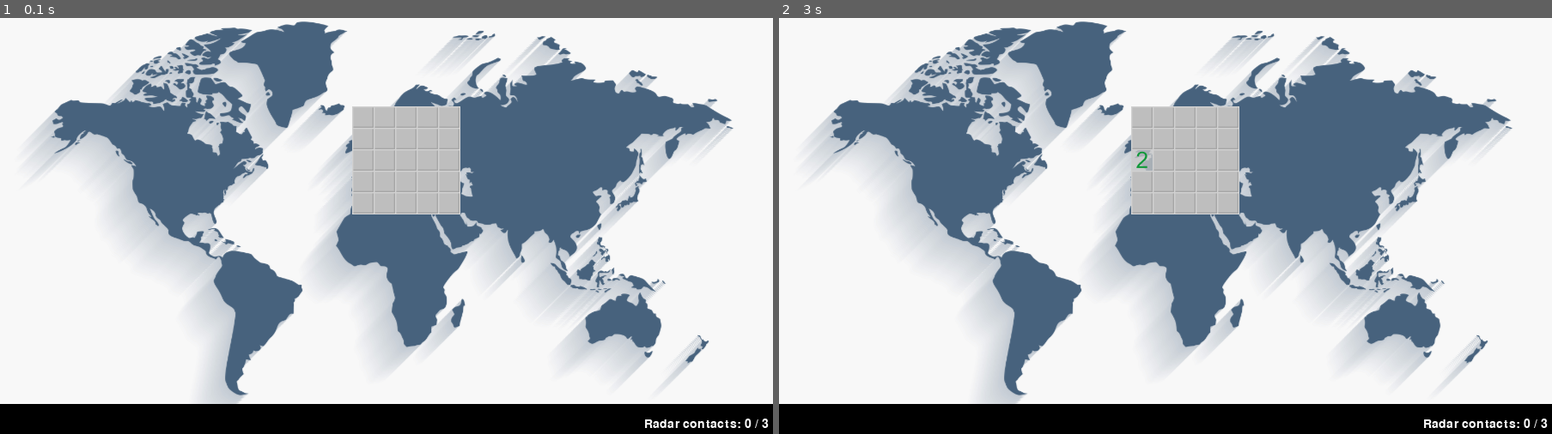
Above: before the commit, frames 1-2 (left to right).
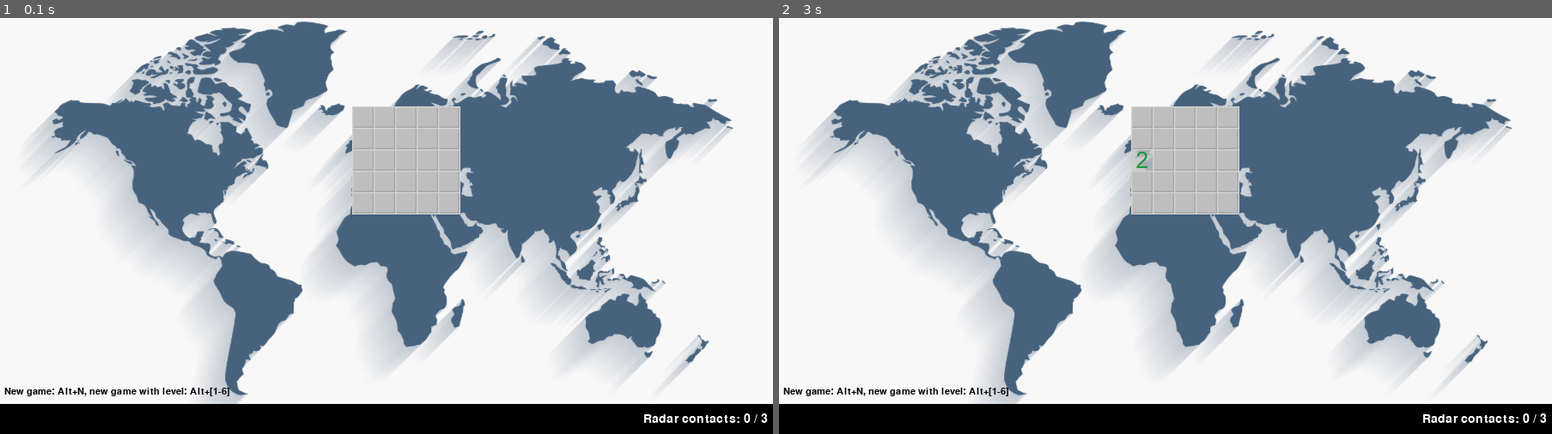
Above: after the commit, the same moments.

Repository: ksaunamaki/ot-harjoitustyo
Game: pygame game, started from planesweeper/src/game.py
Two runs of this game, one before a commit and one after it. Both use one fixed random seed, a clock stepped at 60 frames per second and the inputs below.
Inputs (mouse positions are in pixels of both pictures, inside the frame that each line leads up to):
- Up to frame 1 (0.1 s): no input
- Up to frame 2 (3 s): right-click (1173, 250) at 0.38 s; click (1142, 155) at 2.72 s

The runs differ from the first frame. In frame 1, 0.6% of the frame differs, in the area x 0-100%, y 88-99%; in frame 2, 0.6%.

Commit message:
Refactor text handling

Diff:
--- a/planesweeper/src/entities/ui/status_item.py
+++ b/planesweeper/src/entities/ui/status_item.py
@@ -1,11 +1,29 @@
-from primitives.interfaces import RenderedObject
+from entities.ui.text_box import TextBox
+from primitives.interfaces import Renderer
 from primitives.position import Position
+from primitives.size import Size
+from primitives.color import Color
+from primitives.text_object import TextObject
 
 
-class StatusItem(RenderedObject):
+class StatusItem(TextBox):
 
-    def __init__(self, x_position: int):
-        super().__init__(Position(x_position, -5))
+    def __init__(self,
+                 text_to_show: str,
+                 x_position: int, anchor_right = False,
+                 renderer: Renderer = None):
+        container_x = 0 if not anchor_right else -1
 
-    def set_text(self, text: str):
-        self._text = text
+        # place "anchor" to top of status bar or  bottom of window if renderer is not available
+        offset_to_statusbar = -1
+
+        if renderer is not None:
+            offset_to_statusbar = renderer.get_play_area_size().height
+
+        # offset text by its height down from statusbar top and to x position
+        text_object = TextObject(text_to_show, Position(x_position, 10), 14, Color(255,255,255))
+
+        super().__init__(text_object)
+
+        # move whole text area to correct position
+        self.change_position(Position(container_x, offset_to_statusbar))
--- /dev/null
+++ b/planesweeper/src/entities/ui/text_box.py
@@ -0,0 +1,12 @@
+from primitives.interfaces import RenderedObject
+from primitives.position import Position
+from primitives.size import Size
+from primitives.color import Color
+from primitives.text_object import TextObject
+
+
+class TextBox(RenderedObject):
+
+    def __init__(self, text: TextObject):
+        super().__init__()
+        self._text = text
--- a/planesweeper/src/entities/ui/world_background.py
+++ b/planesweeper/src/entities/ui/world_background.py
@@ -1,7 +1,8 @@
 from entities.board import Gameboard
-from primitives.interfaces import RenderedObject
+from primitives.interfaces import Renderer, RenderedObject
 from primitives.position import Position
 from primitives.size import Size
+from primitives.text_object import TextObject
 from services.asset_service import AssetService
 
 
@@ -9,8 +10,12 @@
     WIDTH = 900
     HEIGHT = 450
 
-    def __init__(self):
-        super().__init__(Position(0, 0))
+    def __init__(self, renderer: Renderer = None):
+        super().__init__(Position(0,0), renderer)
+
+        if renderer is not None:
+            text = "New game: Alt+N, new game with level: Alt+[1-6]"
+            self._text = TextObject(text, Position(5, renderer.get_play_area_size().height-20))
 
     def position_board_on_world(self, board: Gameboard):
         dimensions = board.get_dimensions()
--- a/planesweeper/src/loop.py
+++ b/planesweeper/src/loop.py
@@ -11,7 +11,7 @@
 class CoreLoop:
     def __init__(self, renderer: Renderer, events: EventsCore):
         self._renderer = renderer
-        self._background = WorldBackground()
+        self._background = WorldBackground(renderer)
         self.events_handler = EventsHandlingService(events)
 
     def _run_initial(self) -> StateTransition:
@@ -45,17 +45,15 @@
     def _render_status_bar(self, rendered_objects: list[RenderedObject],
                            state: GameState, game: Gameboard = None):
         if game is not None:
-            radar_status = StatusItem(-5)
-            radar_status.set_text(
-                f"Radar contacts: {game.get_radar_contacts()} / {game.get_total_planes()}")
+            radar_text = f"Radar contacts: {game.get_radar_contacts()} / {game.get_total_planes()}"
+            radar_status = StatusItem(radar_text, -5, True, self._renderer)
 
             rendered_objects.append(radar_status)
 
         if state == GameState.GAME_OVER:
-            game_over_status = StatusItem(5)
-            game_over_status.set_text(
-                "GAME OVER! Press Alt+N to start new game with same level "
-                    "or Alt+1 - Alt+6 to change level")
+            game_over_text = "GAME OVER! Press Alt+N to start new game with same level "\
+                    "or Alt+1 - Alt+6 to change level"
+            game_over_status = StatusItem(game_over_text, 5, False, self._renderer)
 
             rendered_objects.append(game_over_status)
 
--- /dev/null
+++ b/planesweeper/src/primitives/color.py
@@ -0,0 +1,21 @@
+class Color:
+    def __init__(self, rgb_r: int, rgb_g: int, rgb_b: int, alpha: float = 1):
+        self.rgb_r: int = rgb_r
+        self.rgb_g: int = rgb_g
+        self.rgb_b: int = rgb_b
+        self.alpha: float = alpha
+
+    def __eq__(self, other):
+        if other is None:
+            return False
+
+        if not isinstance(other, Color):
+            return NotImplemented
+
+        return self.rgb_r == other.rgb_r and\
+            self.rgb_g == other.rgb_g and\
+            self.rgb_b == other.rgb_b and\
+            self.alpha == other.alpha
+
+    def __hash__(self):
+        return hash((self.rgb_r, self.rgb_g, self.rgb_b, self.alpha))
--- a/planesweeper/src/primitives/interfaces.py
+++ b/planesweeper/src/primitives/interfaces.py
@@ -1,33 +1,18 @@
 from enum import Enum
 from primitives.asset import Asset
 from primitives.position import Position
-
-
-class RenderedObject:
-    def __init__(self, initial_position: Position):
-        self._position = Position(initial_position.x, initial_position.y)
-        self._text: str = None
-
-    def get_asset(self) -> Asset:
-        return None
-
-    def get_position(self) -> Position:
-        return Position(self._position.x, self._position.y)
-
-    def change_position(self, new_position: Position):
-        self._position = Position(new_position.x, new_position.y)
-
-    def get_text(self) -> str:
-        return self._text
-
-    def get_line(self) -> tuple[Position, Position, tuple[int, int, int]]:
-        return None
+from primitives.size import Size
+from primitives.text_object import TextObject
 
 
 class Renderer:
     WINDOW_TITLE = "Planesweeper"
     WINDOW_WIDTH = 900
     WINDOW_HEIGHT = 485
+
+    # assume 450 height play area and statusbar under it
+    PLAYAREA_HEIGHT = 450
+    STATUS_BAR_HEIGHT = 485-PLAYAREA_HEIGHT
 
     def __init__(self, fps: int = 60):
         self._fps = fps
@@ -47,6 +32,38 @@
     def set_lost_state(self):
         pass
 
+    def get_window_size(self) -> Size:
+        return Size(self.WINDOW_WIDTH, self.WINDOW_HEIGHT)
+
+    def get_play_area_size(self) -> Size:
+        return Size(self.WINDOW_WIDTH, self.PLAYAREA_HEIGHT)
+
+    def get_status_area_size(self) -> Size:
+        return Size(self.WINDOW_WIDTH, self.STATUS_BAR_HEIGHT)
+
+
+
+class RenderedObject:
+    def __init__(self, initial_position: Position = Position(0,0), renderer: Renderer = None):
+        self._position = Position(initial_position.x, initial_position.y)
+        self._text: TextObject = None
+        self._renderer = renderer
+
+    def get_asset(self) -> Asset:
+        return None
+
+    def get_position(self) -> Position:
+        return Position(self._position.x, self._position.y)
+
+    def change_position(self, new_position: Position):
+        self._position = Position(new_position.x, new_position.y)
+
+    def get_text(self) -> TextObject:
+        return self._text
+
+    def get_line(self) -> tuple[Position, Position, tuple[int, int, int]]:
+        return None
+
 
 class EventType(Enum):
     NONE = 0
--- /dev/null
+++ b/planesweeper/src/primitives/text_object.py
@@ -0,0 +1,23 @@
+from primitives.position import Position
+from primitives.color import Color
+
+
+class TextObject:
+    def __init__(self, text: str, pos: Position,
+                 size: int = 11, color: Color = Color(0,0,0)):
+        self._text = text
+        self._position: Position = pos
+        self._size: int = size
+        self._color: Color = color
+
+    def get_text(self) -> str:
+        return self._text
+
+    def get_position(self) -> Position:
+        return self._position
+
+    def get_size(self) -> int:
+        return self._size
+
+    def get_color(self) -> Color:
+        return self._color
--- a/planesweeper/src/pygame_renderer.py
+++ b/planesweeper/src/pygame_renderer.py
@@ -1,11 +1,14 @@
 import pygame
 from primitives.interfaces import Renderer, RenderedObject, Asset
 from primitives.position import Position
+from primitives.size import Size
+from primitives.text_object import TextObject
 from services.asset_service import AssetService
 
 
 class PygameRenderer(Renderer):
     _loaded_images = {}
+    _fonts = {}
     _status_font: pygame.font.Font = None
     _status_colors = {
         "game": pygame.Color(0, 0, 0),
@@ -32,57 +35,97 @@
 
         self._current_status_color = self._status_colors["game"]
 
+    def _calculate_positioning(self, pos: Position, container_size: Size = None) -> Position:
+        actual_positioning = Position(pos.x, pos.y)
+
+        container_width = container_size.width\
+            if container_size is not None\
+            else Renderer.WINDOW_WIDTH
+
+        container_height = container_size.height\
+            if container_size is not None\
+            else Renderer.WINDOW_HEIGHT
+
+        if pos.x < 0:
+            # calculate from end of container
+            actual_positioning.x = container_width + pos.x
+
+        if pos.y < 0:
+            # calculate from bottom of container
+            actual_positioning.y = container_height + pos.y
+
+        return actual_positioning
+
+    def _get_font_for_text(self, font_size: int) -> pygame.font.Font:
+        if font_size is None:
+            # get default size'd font
+            font_size = 11
+
+        font = None
+
+        if font_size not in self._fonts:
+            font = pygame.font.Font(pygame.font.get_default_font(), font_size)
+        else:
+            font = self._fonts[font_size]
+
+        return font
+
     def _render_asset(self, asset: Asset, pos: Position):
-        if asset is not None and asset.path is not None:
-            if asset.key not in self._loaded_images:
-                self._loaded_images[asset.key] = pygame.image.load(asset.path)
+        if asset.key not in self._loaded_images:
+            self._loaded_images[asset.key] = pygame.image.load(asset.path)
 
-            self._screen.blit(self._loaded_images[asset.key], (pos.x, pos.y))
+        self._screen.blit(self._loaded_images[asset.key], (pos.x, pos.y))
 
-    def _render_text(self, text: str, pos: Position,
-                     is_negative_xpos: bool, is_negative_ypos: bool):
-        if text is not None:
-            text = self._status_font.render(
-                text, True, pygame.Color(255, 255, 255))
-            text_x = pos.x
-            text_y = pos.y
+    def _render_text(self, text_object: TextObject, pos: Position):
+        relative_pos = text_object.get_position()
+        font = self._get_font_for_text(text_object.get_size())
+        color = text_object.get_color()
 
-            if is_negative_xpos:
-                # move text's x position back width's worth
-                text_x = pos.x - text.get_width()
+        rendered_text = font.render(text_object.get_text(),
+                                    True,
+                                    pygame.Color(color.rgb_r,
+                                                 color.rgb_g,
+                                                 color.rgb_b,
+                                                 color.alpha * 255))
 
-            if is_negative_ypos:
-                # move text's y position back height's worth
-                text_y = pos.y - text.get_height()
+        text_x = pos.x
+        text_y = pos.y
 
-            self._screen.blit(text, (text_x, text_y))
+        if relative_pos.x < 0:
+            # move text's x position back width's worth + relarive offset
+            text_x = pos.x - rendered_text.get_width() + relative_pos.x
+        else:
+            text_x = pos.x + relative_pos.x
+
+        if relative_pos.y < 0:
+            # move text's y position back height's worth + relarive offset
+            text_y = pos.y - rendered_text.get_height() + relative_pos.y
+        else:
+            text_y = pos.y + relative_pos.y
+
+        self._screen.blit(rendered_text, (text_x, text_y))
 
     def _render_line(self, line: tuple[Position, Position, tuple[int, int, int]]):
-        if line is not None:
-            pygame.draw.line(self._screen,
-                             pygame.Color(220, 220, 220),
-                               (line[0].x, line[0].y),
-                                 (line[1].x, line[1].y))
+        pygame.draw.line(self._screen,
+                            pygame.Color(220, 220, 220),
+                            (line[0].x, line[0].y),
+                                (line[1].x, line[1].y))
 
     def _render_item(self, obj: RenderedObject):
-        pos = obj.get_position()
+        image_asset = obj.get_asset()
+        text = obj.get_text()
+        line = obj.get_line()
 
-        is_negative_xpos = False
-        is_negative_ypos = False
+        pos = self._calculate_positioning(obj.get_position())
 
-        if pos.x < 0:
-            # calculate from end of window
-            pos = Position(Renderer.WINDOW_WIDTH + pos.x, pos.y)
-            is_negative_xpos = True
+        if image_asset is not None and image_asset.path is not None:
+            self._render_asset(image_asset, pos)
 
-        if pos.y < 0:
-            # calculate from bottom of window
-            pos = Position(pos.x, Renderer.WINDOW_HEIGHT + pos.y)
-            is_negative_ypos = True
+        if text is not None:
+            self._render_text(text, pos)
 
-        self._render_asset(obj.get_asset(), pos)
-        self._render_text(obj.get_text(), pos, is_negative_xpos, is_negative_ypos)
-        self._render_line(obj.get_line())
+        if line is not None:
+            self._render_line(line)
 
     def compose(self, objects: list[RenderedObject]):
         # main game area
Empty file added: planesweeper/src/entities/ui/__init__.py
